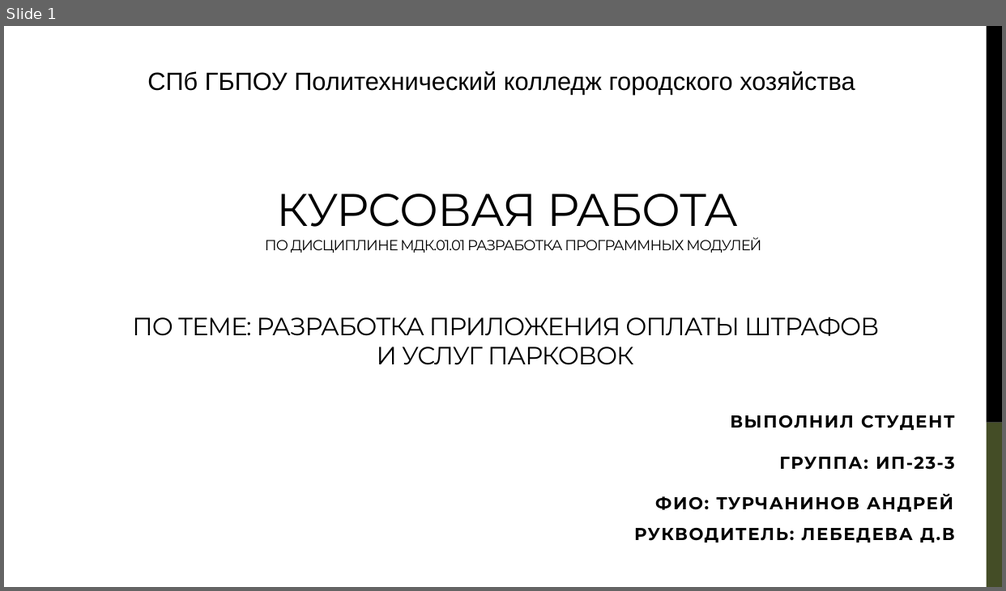
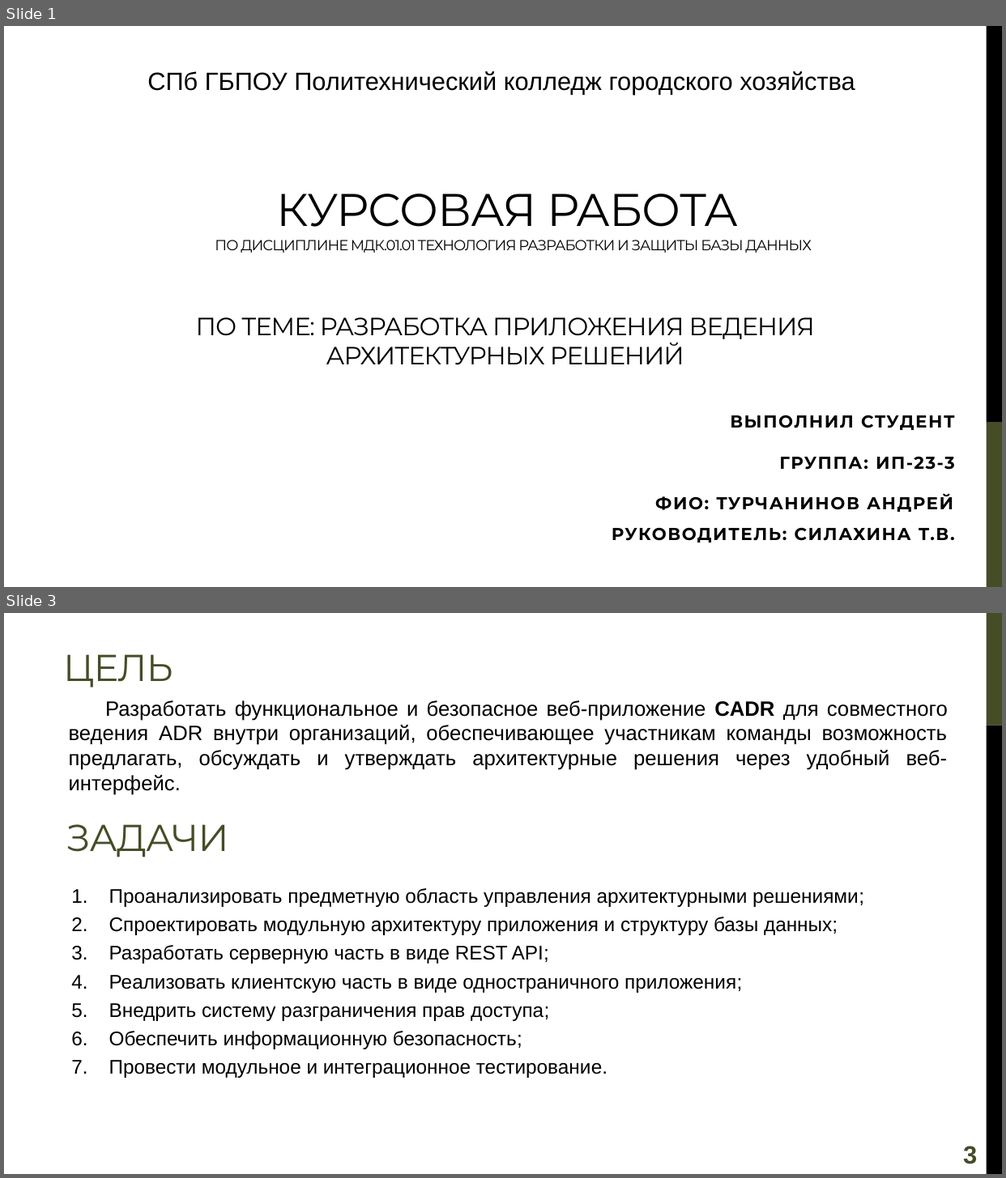
Before and after one commit to CasCadeVR/CADR, a slide deck: docs/КурсоваяРабота_Презентация_Турчанинов.pptx. Shown one above the other, each under a label of ours: slide 1 before the commit, slides 1 and 3 after it; the slides between them are not shown. The pictures are 1006x591 and 1006x1178 pixels, drawn with LibreOffice and Linux fonts; fonts in the diff are those of the drawing. Boxes give left, top, right and bottom in pixels: in the first picture for what was removed or moved away, otherwise in the second. Text is boxed around its words. In the diff, an @@ line names an element or a change of style, - is before the commit and + after.

```diff
--- a/docs/КурсоваяРабота_Презентация_Турчанинов.pptx
+++ b/docs/КурсоваяРабота_Презентация_Турчанинов.pptx
@@ slide 3 added at box(4, 613, 1002, 1174), background #FFFFFF @@
@@ rectangle added at box(987, 613, 1002, 726), fill #444D26 @@
@@ title added at box(63, 654, 172, 688), 36 pt, text #444D26 @@
+ЦЕЛЬ
@@ text added at box(69, 700, 948, 795), 20 pt, text #000000 @@
+Разработать функциональное и безопасное веб-приложение CADR для совместного ведения ADR внутри организаций, обеспечивающее участникам команды возможность предлагать, обсуждать и утверждать архитектурные решения через удобный веб-интерфейс.
@@ rectangle added at box(987, 726, 1002, 1174), fill #000000 @@
@@ text added at box(66, 824, 229, 858), 36 pt, text #444D26 @@
+ЗАДАЧИ
@@ text added at box(109, 888, 864, 1078), 19 pt, text #000000 @@
+1. Проанализировать предметную область управления архитектурными решениями;
+2. Спроектировать модульную архитектуру приложения и структуру базы данных;
+3. Разработать серверную часть в виде REST API;
+4. Реализовать клиентскую часть в виде одностраничного приложения;
+5. Внедрить систему разграничения прав доступа;
+6. Обеспечить информационную безопасность;
+7. Провести модульное и интеграционное тестированиe.
@@ page number added at box(963, 1146, 977, 1165), 24 pt, text #444D26, bold @@
+3
@@ slide 1 changed as well @@
@@ title at box(215, 194, 811, 253): text changed @@
-КУРСОВАЯ РАБОТА
-ПО ДИСЦИПЛИНЕ МДК.01.01 РАЗРАБОТКА ПРОГРАММНЫХ МОДУЛЕЙ
+КУРСОВАЯ РАБОТА
+ПО ДИСЦИПЛИНЕ МДК.01.01 ТЕХНОЛОГИЯ РАЗРАБОТКИ И ЗАЩИТЫ БАЗЫ ДАННЫХ
@@ text at box(196, 318, 815, 365): text changed @@
-ПО ТЕМЕ: РАЗРАБОТКА ПРИЛОЖЕНИЯ ОПЛАТЫ ШТРАФОВ И УСЛУГ ПАРКОВОК
+ПО ТЕМЕ: РАЗРАБОТКА ПРИЛОЖЕНИЯ ВЕДЕНИЯ
+АРХИТЕКТУРНЫХ РЕШЕНИЙ
@@ subtitle at box(612, 494, 955, 543): text changed @@
-ФИО: ТУРЧАНИНОВ АНДРЕЙ
-РУКВОДИТЕЛЬ: ЛЕБЕДЕВА Д.В
+ФИО: ТУРЧАНИНОВ АНДРЕЙ
+РУКОВОДИТЕЛЬ: СИЛАХИНА Т.В.
```
Also in this commit, not shown: 3 other slides changed, 7 other slides added, 12 slides removed, 3 other files.
